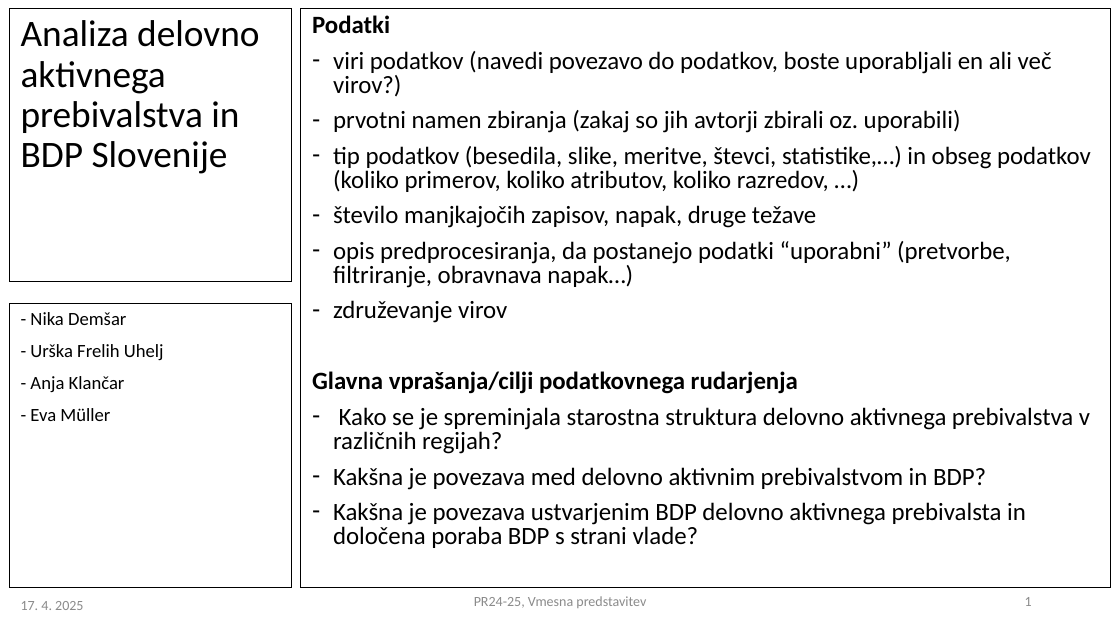
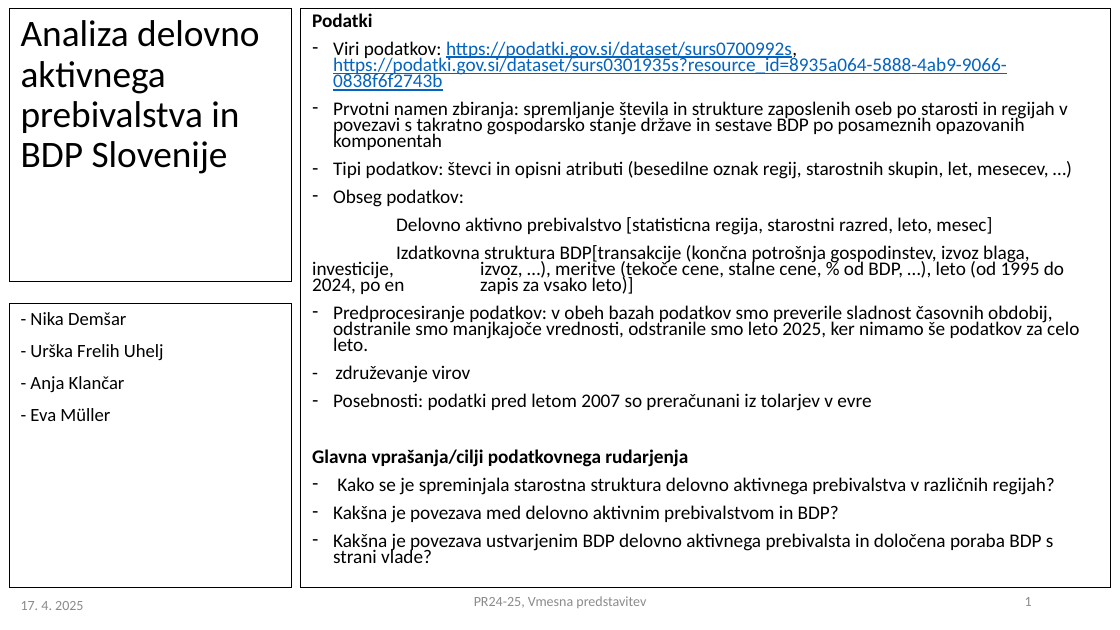
Before and after one commit to nirinja/PR259, a slide deck: slide 1 of PR2024-25_VMESNA_9.pptx. Drawn at 1120x630 pixels with LibreOffice and Linux fonts; fonts in the diff are those of the drawing. Boxes give left, top, right and bottom in pixels: in the first picture for what was removed or moved away, otherwise in the second. Text is boxed around its words. In the diff, an @@ line names an element or a change of style, - is before the commit and + after.

```diff
--- a/PR2024-25_VMESNA_9.pptx
+++ b/PR2024-25_VMESNA_9.pptx
@@ text at (312,13,1055,563): size 16 to 12.4 pt in "Podatki", "Glavna vprašanja/cilji podatkovnega rudarjenja", "Kako se je spreminjala starostna struktura delovno ...", "Kakšna je povezava med delovno aktivnim prebivalstvom ..." and 1 more places; line spacing 0.8 to 0.7 @@
@@ text at (312,41,1079,411): text changed; size 16 to 12.4 pt @@
-– viri podatkov (navedi povezavo do podatkov, boste uporabljali en ali več virov?)
-– prvotni namen zbiranja (zakaj so jih avtorji zbirali oz. uporabili)
-– tip podatkov (besedila, slike, meritve, števci, statistike,…) in obseg podatkov (koliko primerov, koliko atributov, koliko razredov, …)
-– število manjkajočih zapisov, napak, druge težave
-– opis predprocesiranja, da postanejo podatki “uporabni” (pretvorbe, filtriranje, obravnava napak…)
-– združevanje virov
+– Viri podatkov: https://podatki.gov.si/dataset/surs0700992s, https://podatki.gov.si/dataset/surs0301935s?resource_id=8935a064-5888-4ab9-9066-0838f6f2743b
+– Prvotni namen zbiranja: spremljanje števila in strukture zaposlenih oseb po starosti in regijah v povezavi s takratno gospodarsko stanje države in sestave BDP po posameznih opazovanih komponentah
+– Tipi podatkov: števci in opisni atributi (besedilne oznak regij, starostnih skupin, let, mesecev, …)
+– Obseg podatkov:
+Delovno aktivno prebivalstvo [statisticna regija, starostni razred, leto, mesec]
+Izdatkovna struktura BDP[transakcije (končna potrošnja gospodinstev, izvoz blaga, investicije, izvoz, …), meritve (tekoče cene, stalne cene, % od BDP, …), leto (od 1995 do 2024, po en zapis za vsako leto)]
+– Predprocesiranje podatkov: v obeh bazah podatkov smo preverile sladnost časovnih obdobij, odstranile smo manjkajoče vrednosti, odstranile smo leto 2025, ker nimamo še podatkov za celo leto.
+- združevanje virov
+– Posebnosti: podatki pred letom 2007 so preračunani iz tolarjev v evre
```
Also in this commit, not shown: 2 other slides changed, 1 other file.
